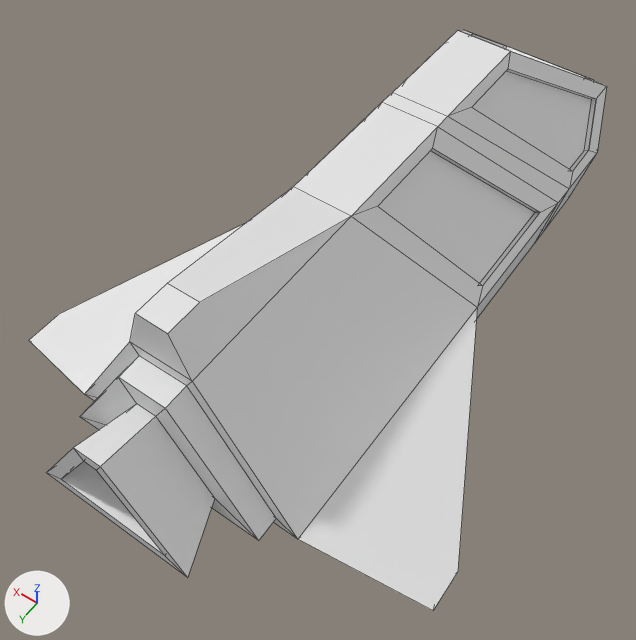
Two versions of the Blender file Blender/Ship1.blend, one commit apart.
One viewpoint serves both versions: a 50 mm camera at (-2.56, 3.96, 5.34) aimed at (-0.01, 0.38, -0.28). Arrows for +X, +Y and +Z are at lower left; the lights stay in place. Mesh edges are drawn as thin lines.

Before the edit, the objects in view are built like this:
```python
me_cube_001 = bpy.data.meshes.new('Cube.001')
me_cube_001.from_pydata(...)  # 145 vertices, 140 faces, 1 loose edge; spans x -1.96..1.96, y -1.88..1.34, z -0.85..1.37
ob_cube = bpy.data.objects.new('Cube', me_cube_001)
ob_cube.location = (0.0, 0.0, 0.0)
ob_cube.scale = (1.0, 2.0, 1.0)
```
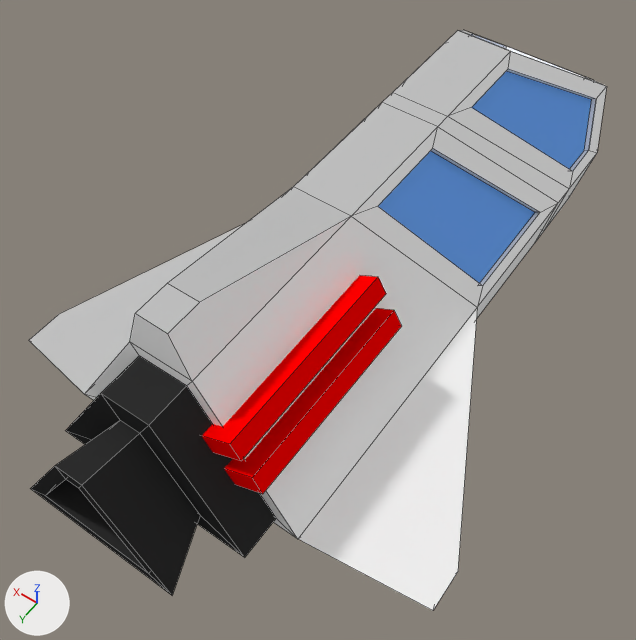
Where the newer file only moved an object's origin or applied its transform, the numbers keep the older frame.

Location of each change, (x1, y1, x2, y2) in pixels of the pictures (636 x 640 px):
part 1 of me_cube_001, built on: before (47, 356, 276, 577); after (30, 276, 401, 595)
part 2 of me_cube_001, recoloured (white to grey): (29, 30, 607, 611) in both

Edits to the bpy script that builds the scene:
```text
Add img_ship_colours_png:
    img_ship_colours_png = load_image('Ship Colours.png', 'Ship Colours.png', 512, 512, 'sRGB')
Add mat_ship:
    mat_ship = diffuse_material('Ship')
    mat_ship.texture = img_ship_colours_png
Change me_cube_001:
    used by ob_cube; location = (0.0, 0.0, 0.0); scale = (1.0, 2.0, 1.0)
    remove me_cube_001.from_pydata(...)  # 145 vertices, 140 faces, 1 loose edge; spans x -1.96..1.96, y -1.88..1.34, z -0.85..1.37
    add me_cube_001.from_pydata(...)  # 161 vertices, 152 faces, 1 loose edge; spans x -1.96..1.96, y -1.88..1.41, z -0.85..1.37
    me_cube_001 part 1
    16 vertices in x -0.82..0.82, y 1.1..1.34, z -0.15..0.9 move by (0.0, 0.07, 0.0)
    4 vertices in x -0.46..0.46, y 1.16, z 0.03..0.72 move by (0.0, 0.08, 0.0)
    8 vertices are added at x -0.82..-0.6, y 0.25..1.05, z 0.37..0.76
    8 new vertices lie (0.52, 0.0, -0.3) away from vertices in x -0.82..-0.6, y 0.25..1.05, z 0.37..0.76
    12 new faces join them
    me_cube_001 part 2: 140 faces spanning x -1.96..1.96, y -1.88..1.41, z -0.85..1.37 switch from no material to mat_ship (picture img_ship_colours_png)
```
